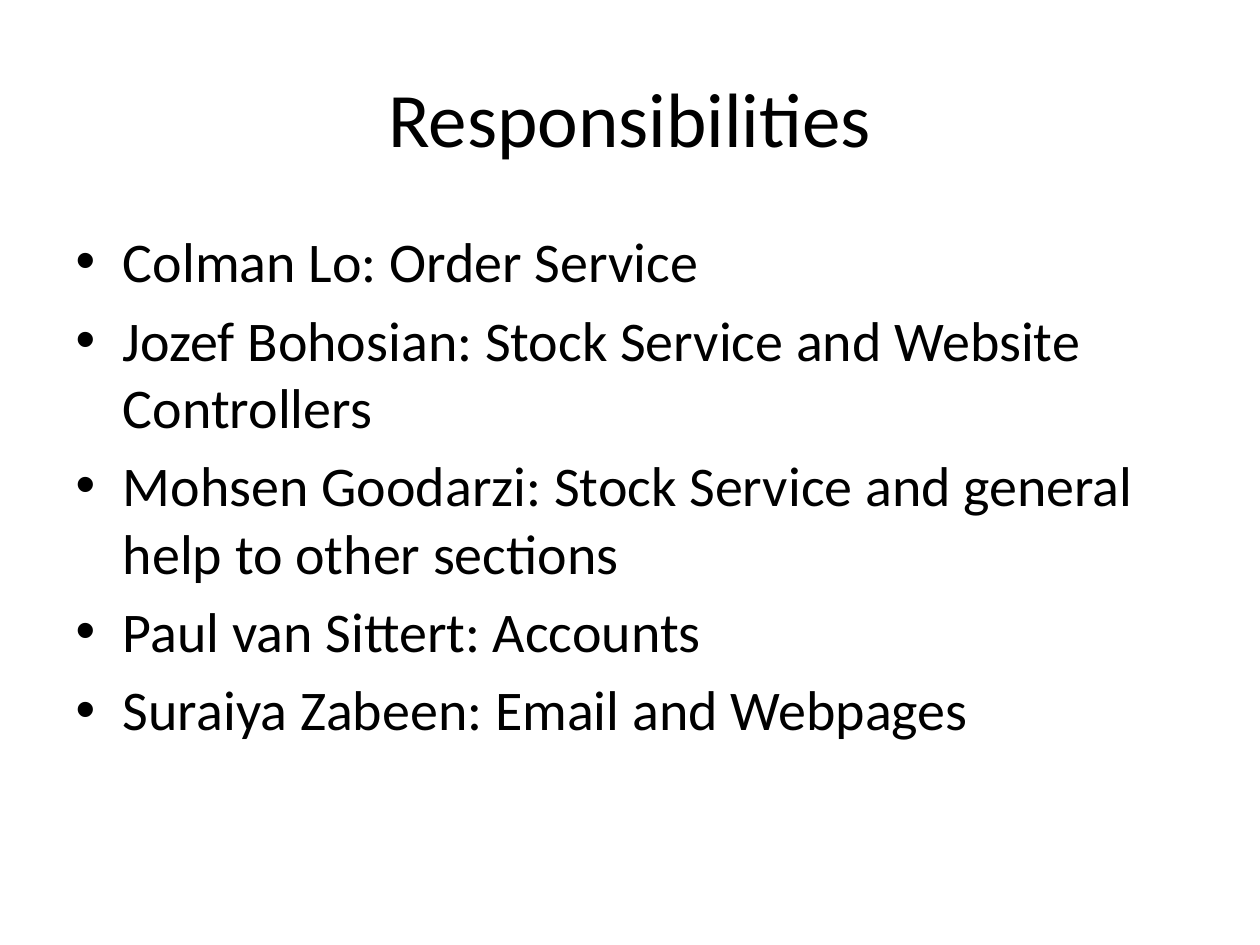
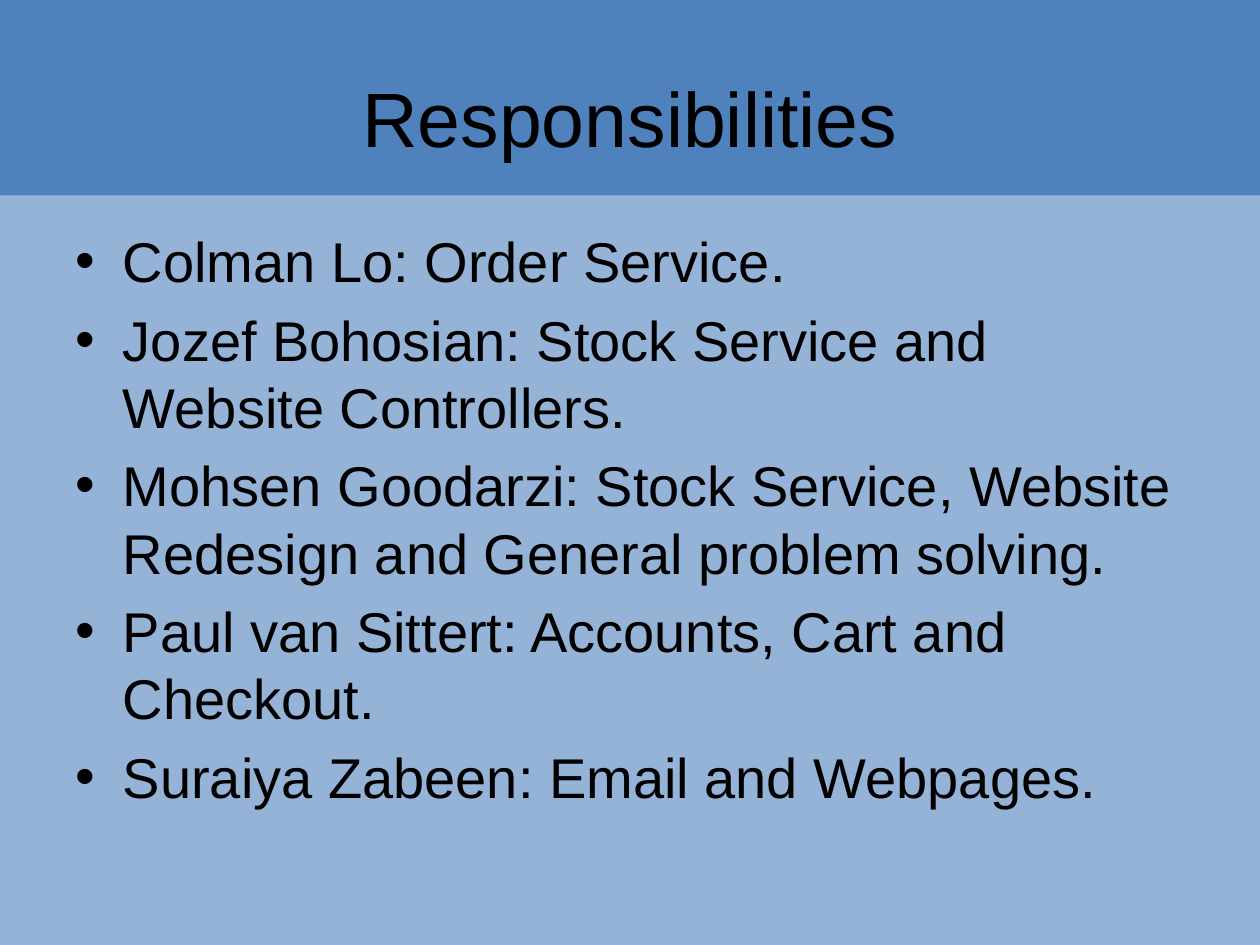
Before and after one commit to PaulDVS/C173-Group2, a slide deck: slide 4 of Group2 Presentation.pptx. Drawn at 1260x945 pixels with LibreOffice and Linux fonts; fonts in the diff are those of the drawing. Boxes give left, top, right and bottom in pixels: in the first picture for what was removed or moved away, otherwise in the second. Text is boxed around its words. In the diff, an @@ line names an element or a change of style, - is before the commit and + after.

Commit message:
Cart testing

```diff
--- a/Group2 Presentation.pptx
+++ b/Group2 Presentation.pptx
@@ background #FFFFFF to #95B3D7 @@
@@ rectangle added at [0,0,1260,195], fill #4F81BD @@
@@ title "Responsibilities" at [362,91,897,162]: font Calibri to Arial @@
@@ text at [123,241,1170,808]: text changed; font Calibri to Arial @@
-• Colman Lo: Order Service
-• Jozef Bohosian: Stock Service and Website Controllers
-• Mohsen Goodarzi: Stock Service and general help to other sections
-• Paul van Sittert: Accounts
-• Suraiya Zabeen: Email and Webpages
+• Colman Lo: Order Service.
+• Jozef Bohosian: Stock Service and Website Controllers.
+• Mohsen Goodarzi: Stock Service, Website Redesign and General problem solving.
+• Paul van Sittert: Accounts, Cart and Checkout.
+• Suraiya Zabeen: Email and Webpages.
```
Also in this commit, not shown: 3 other slides changed, 1 other file.
